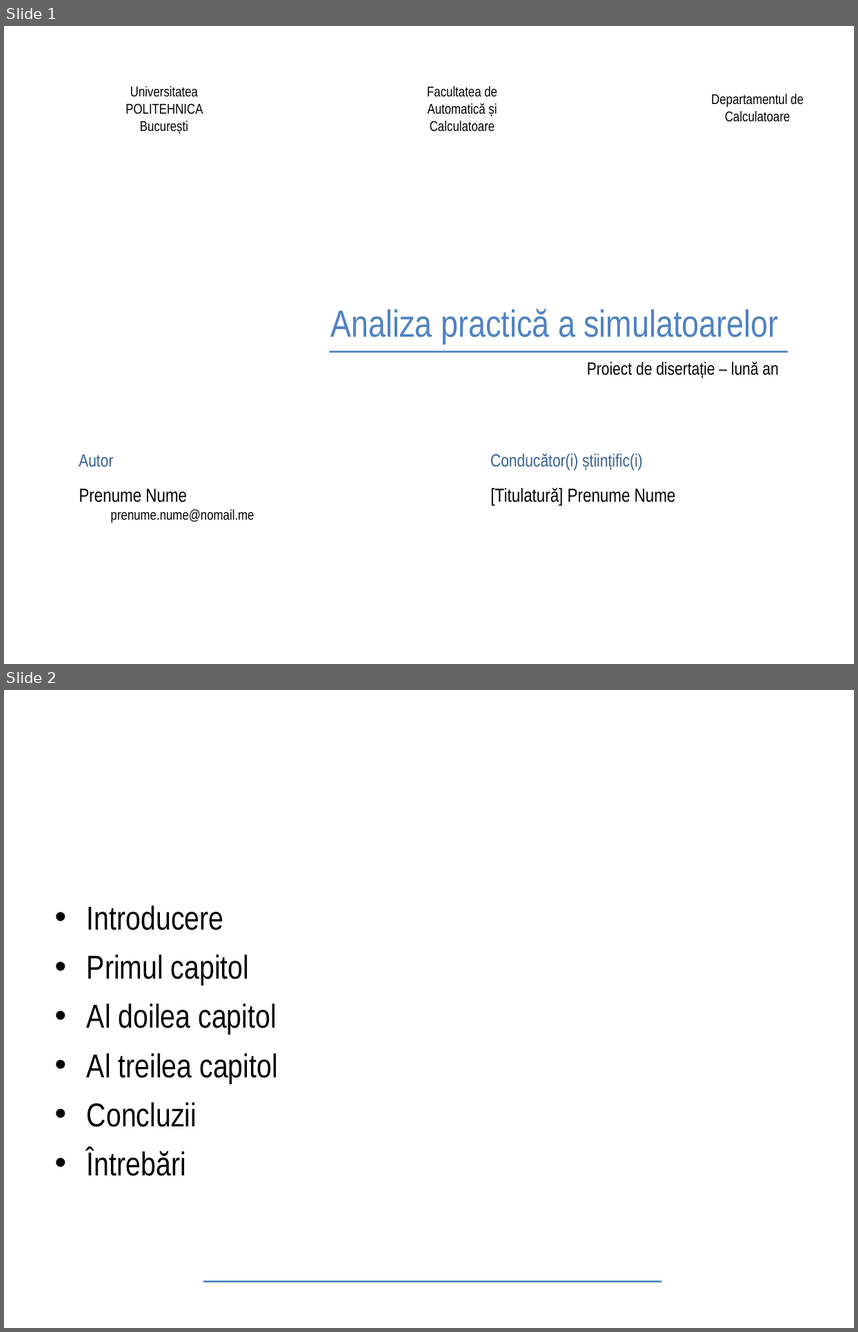
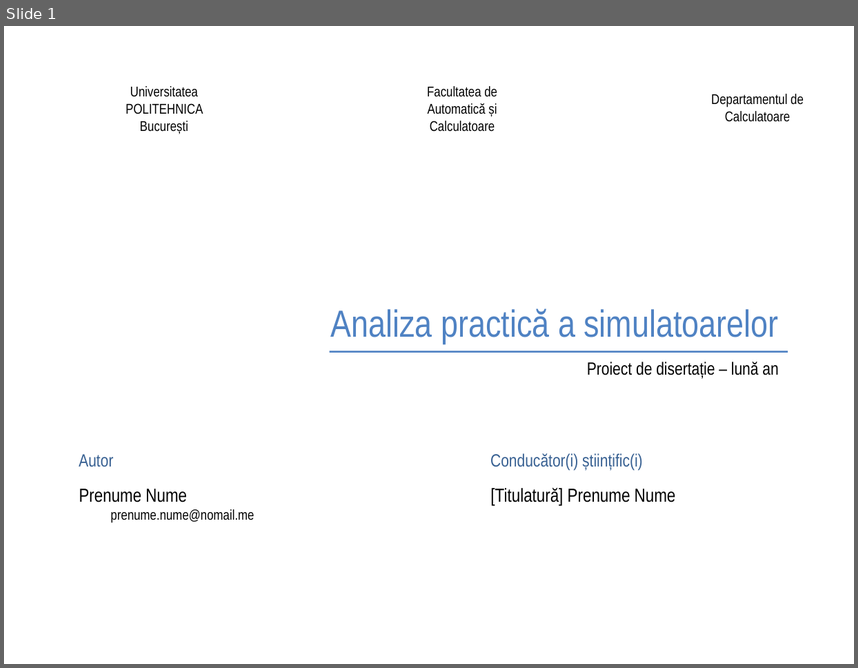
Before and after one commit to Tureyz/test, a slide deck: presentation/master-presentation-ro.odp. Shown one above the other, each under a label of ours: slides 1 and 2 before the commit, slide 1 after it. The pictures are 858x1332 and 858x668 pixels, drawn with LibreOffice and Linux fonts; fonts in the diff are those of the drawing; background and template pictures are left out. Boxes give left, top, right and bottom in pixels: in the first picture for what was removed or moved away, otherwise in the second. Text is boxed around its words. In the diff, an @@ line names an element or a change of style, - is before the commit and + after.

```diff
--- a/presentation/master-presentation-ro.odp
+++ b/presentation/master-presentation-ro.odp
@@ slide 2 removed at [4, 690, 854, 1328], background #FFFFFF @@
@@ title removed at [117, 697, 811, 778] @@
-Cuprins
@@ text removed at [87, 905, 278, 1176] @@
-• Introducere
-• Primul capitol
-• Al doilea capitol
-• Al treilea capitol
-• Concluzii
-• Întrebări
@@ line removed from (203, 1281) to (661, 1281) @@
```
Also in this commit, not shown: 9 slides added, 11 other files.
